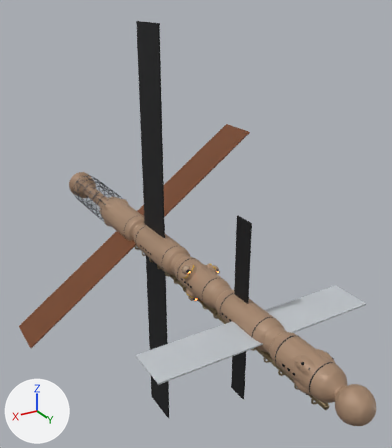
Two versions of the glTF model game/models/mars.glb, one commit apart.
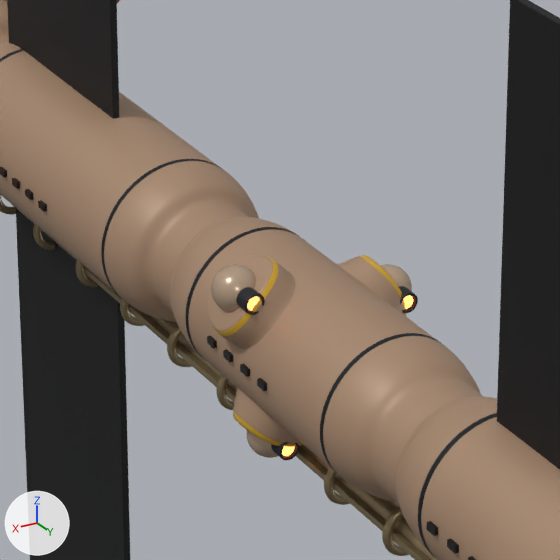
Each version is shown whole from a 50 mm lens placed at (57.4, 107.6, 61.2), pointed at (-6.9, 0.4, 7.6), then close up on the part from 36% to 63% of the width and 48% to 71% of the height. Every picture has the same lights, and +X, +Y and +Z are marked at lower left. The first two pictures are the older version. Where no turn or scale is listed for an object, it has been applied to the vertices. Vertices at exactly the same position are counted once.

Names of what the first close-up shows: 'B_barbette0', 'B_barbette1', 'B_barbette2', 'B_coil_barrel', 'B_dome0', 'B_dome1', 'B_dome2', 'B_emitter0', 'B_emitter1', 'B_emitter2', 'B_hull', 'B_rail.001', 'B_seam.002', 'Lens0', 'Lens1', 'Lens2', 'Rad2_dark', 'Rad4_dark', 'Rad5_dark' and 22 more.
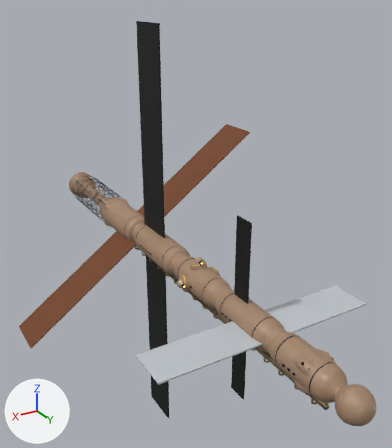
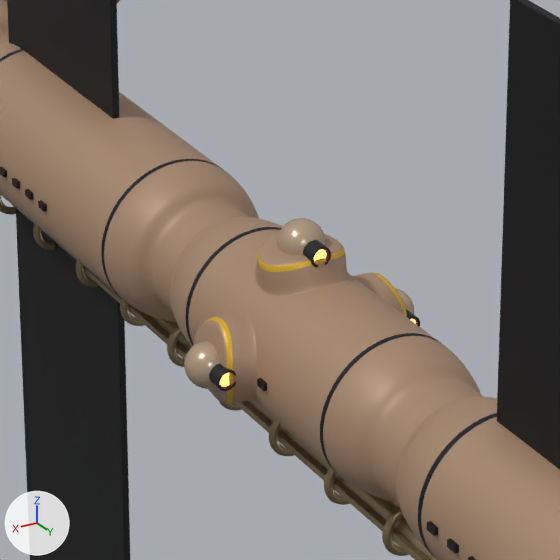
Location of each change, (x1, y1, x2, y2) in pixels of the close-ups (560 x 560 px):
'B_barbette0', turned: before (208, 255, 296, 349); after (193, 309, 257, 404)
'B_barbette2', turned: before (233, 387, 303, 447); after (254, 232, 348, 296)
'B_dome0', moved: before (211, 264, 256, 312); after (184, 340, 220, 389)
'B_dome2', moved: before (247, 430, 278, 458); after (277, 218, 326, 255)
'B_barbette1', turned: before (337, 255, 406, 316); after (353, 273, 407, 317)
'B_emitter0', moved: before (236, 287, 265, 315); after (209, 364, 236, 391)
'B_emitter2', moved: before (271, 442, 299, 460); after (303, 240, 331, 267)
'B_dome1', moved: before (381, 264, 412, 291); after (395, 288, 414, 314)
'B_emitter1', moved: before (399, 286, 418, 313); after (406, 310, 420, 327)
'Lens0', moved: before (247, 296, 260, 311); after (220, 373, 230, 387)
'Lens2', moved: before (282, 446, 294, 456); after (314, 249, 327, 261)
'Lens1', moved (mostly hidden afterwards): before (403, 295, 413, 309); after (410, 319, 416, 324)

The edits, one by one:
me_b_barbette0 is used by ob_b_barbette0; location (0.0, 0.0, 0.0).
me_b_barbette0 had 3073 vertices, 6080 faces and spanned x 0.55..4.19, y 10.9..15.1, z 0.55..4.19.
me_b_barbette0 now has 3073 vertices, 6080 faces and spans x 2.73..4.51, y 10.9..15.1, z -1.95..1.95.
me_b_barbette0 part 1: the whole mesh is turned 45 degrees about the y axis through the mesh origin.
me_b_barbette1 is used by ob_b_barbette1; location (0.0, 0.0, 0.0).
me_b_barbette1 had 3073 vertices, 6080 faces and spanned x -4.51..-2.14, y 10.9..15.1, z -1.18..2.85.
me_b_barbette1 now has 3073 vertices, 6080 faces and spans x -4.51..-2.73, y 10.9..15.1, z -1.95..1.95.
me_b_barbette1 part 2: the whole mesh is turned -15 degrees about the y axis through the mesh origin.
me_b_barbette2 is used by ob_b_barbette2; location (0.0, 0.0, 0.0).
me_b_barbette2 had 3073 vertices, 6080 faces and spanned x -0.9..3.13, y 10.9..15.1, z -4.51..-1.9.
me_b_barbette2 now has 3073 vertices, 6080 faces and spans x -1.95..1.95, y 10.9..15.1, z 2.73..4.51.
me_b_barbette2 part 3: the whole mesh is turned -160 degrees about the y axis through the mesh origin.
Object 'B_dome0' (ob_b_dome0) moves from (3.2, 13.0, 3.2) to (4.53, 13.0, 0.0).
Object 'B_emitter0' (ob_b_emitter0) moves from (3.2, 13.0, 3.2) to (4.53, 13.0, 0.0).
Object 'Lens0' (ob_lens0) moves from (3.2, 13.0, 3.2) to (4.53, 13.0, 0.0).
Object 'B_dome1' (ob_b_dome1) moves from (-4.37, 13.0, 1.17) to (-4.53, 13.0, 0.0).
Object 'B_emitter1' (ob_b_emitter1) moves from (-4.37, 13.0, 1.17) to (-4.53, 13.0, 0.0).
Object 'Lens1' (ob_lens1) moves from (-4.37, 13.0, 1.17) to (-4.53, 13.0, 0.0).
Object 'B_dome2' (ob_b_dome2) moves from (1.55, 13.0, -4.26) to (0.0, 13.0, 4.53).
Object 'B_emitter2' (ob_b_emitter2) moves from (1.55, 13.0, -4.26) to (0.0, 13.0, 4.53).
Object 'Lens2' (ob_lens2) moves from (1.55, 13.0, -4.26) to (0.0, 13.0, 4.53).
